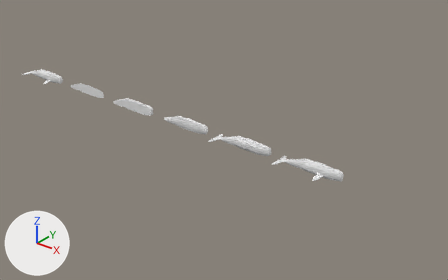
A saved change to the Blender file 5_laba/TTM_LR5_90_TTM_21_Lanin_Vadim.blend.
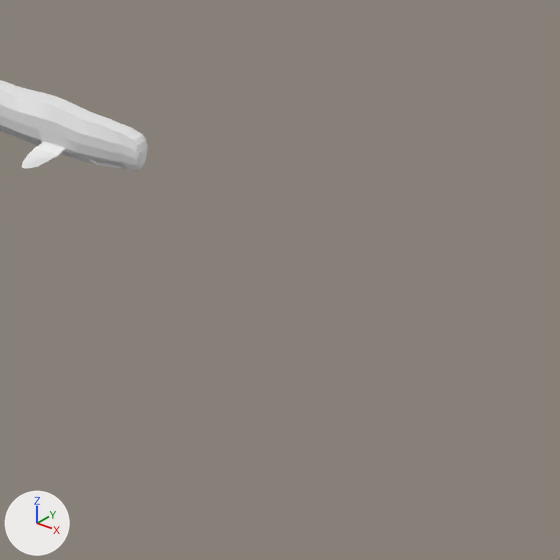
The first picture shows the older version from a 50 mm lens placed at (42.6, -29.0, 17.7), pointed at (18.2, 1.4, -1.2). The close-ups show both versions on the part from 68% to 100% of the width and 49% to 100% of the height of that picture; other places that the commit changed are outside them. The lights are fixed; the arrows at lower left show +X, +Y and +Z.
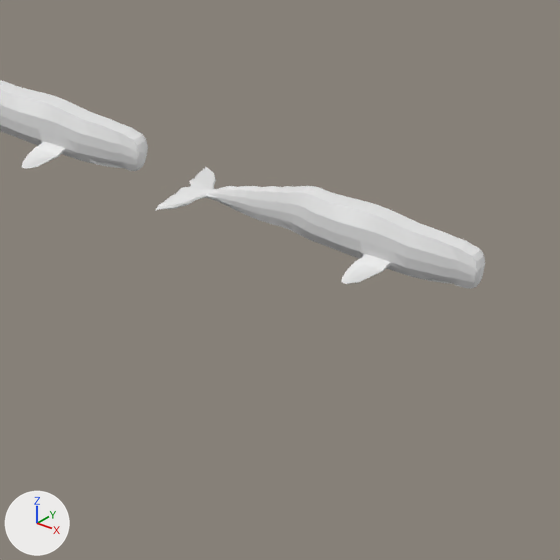
What differs and where, as boxes [x1, y1, x2, y2] in the close-ups (560 x 560 px):
'Plane.006', added
    after: [156, 167, 485, 289]

The edits, one by one:
Mesh me_plane_006 is new.
It has 520 vertices, 471 faces and spans x -2.1..2.42, y -0.79..0.0, z -0.61..0.34.
Object 'Plane.006' (ob_plane_006) is new; it shows me_plane_006.
Its location is (30.93, 0.0, 0.0).
It gains a MIRROR modifier named 'Mirror'.
Modifier setting: use_axis = (False, True, False).
Modifier setting: use_clip = True.
